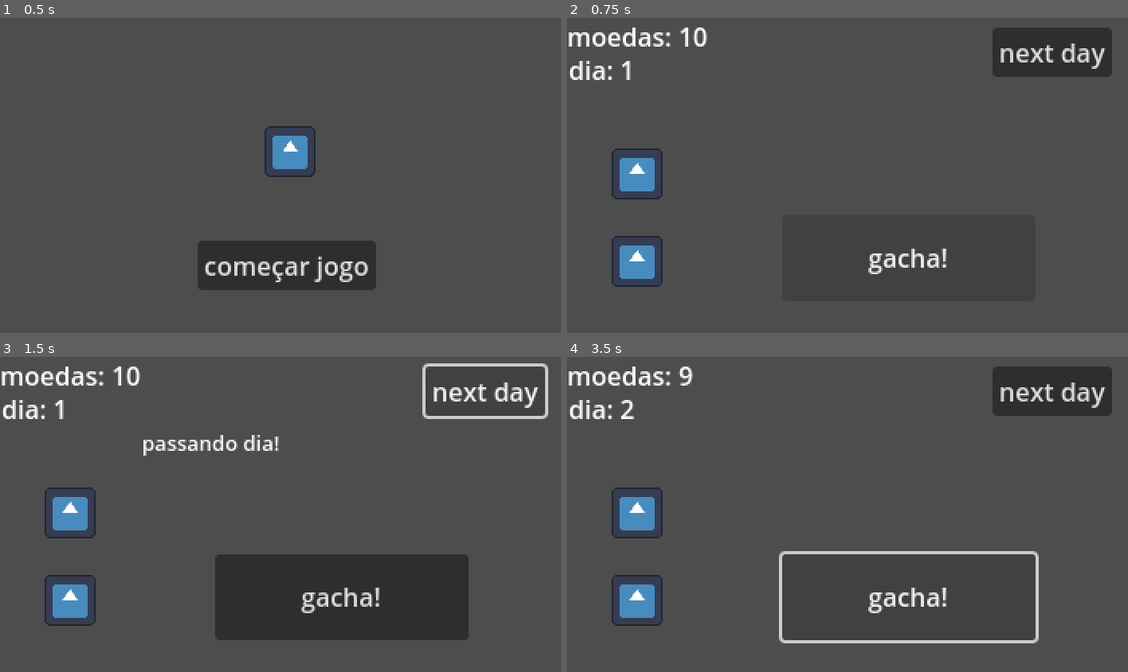
Above: before the commit, frames 1-4 (two rows, left to right).
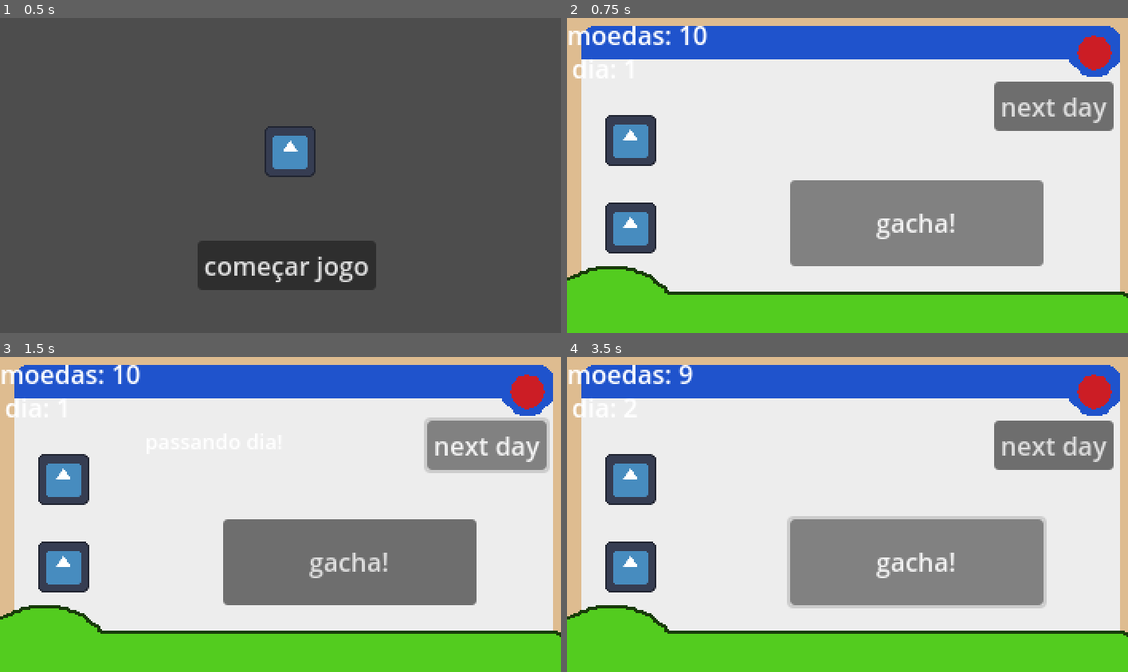
Above: after the commit, the same moments.

Repository: cosmicfoxgames/sapopon
Game: Godot game, scene res://scenes/game_master.tscn
Same seed, same stepped clock (60 frames per second), same inputs: the game is played once before the commit and once after it. The engine's default icon, where the game draws it, is replaced by a stand-in: a white triangle on a blue panel in a dark square.
Inputs:
- Up to frame 1 (0.5 s): no input
- Up to frame 2 (0.75 s): click "começar jogo" at 0.5 s
- Up to frame 3 (1.5 s): click "next day" at 1.25 s
- Up to frame 4 (3.5 s): click "next day" at 2 s; click "gacha!" at 2.75 s

Frame 1 is identical in both runs. In frame 2, 99% of the frame differs, in the area x 0-100%, y 0-100%; in frame 3, 98%; in frame 4, 99%.

Commit message:
added placeholder image

Diff:
--- a/scene objects/upper_ui_gacha.tscn
+++ b/scene objects/upper_ui_gacha.tscn
@@ -1,6 +1,7 @@
-[gd_scene load_steps=3 format=3 uid="uid://c072uq7qbyse6"]
+[gd_scene load_steps=4 format=3 uid="uid://c072uq7qbyse6"]
 
 [ext_resource type="Script" path="res://scene objects/upper_ui_gacha.gd" id="1_kdprm"]
+[ext_resource type="Texture2D" uid="uid://lexdl0li1wfu" path="res://resources/placeholders/screen.png" id="2_gxwfs"]
 [ext_resource type="PackedScene" uid="uid://bx72p4yq4sgjq" path="res://scene objects/button_w_label.tscn" id="2_tffil"]
 
 [node name="upper_ui_gacha" type="Control"]
@@ -9,11 +10,17 @@
 offset_right = 40.0
 offset_bottom = 40.0
 script = ExtResource("1_kdprm")
+metadata/_edit_vertical_guides_ = [21.0]
+
+[node name="Screen" type="Sprite2D" parent="."]
+position = Vector2(176, 99)
+texture = ExtResource("2_gxwfs")
 
 [node name="label_moedas" type="Label" parent="."]
 unique_name_in_owner = true
 layout_mode = 0
-offset_right = 62.0
+offset_left = -2.0
+offset_right = 60.0
 offset_bottom = 23.0
 text = "moedas"
 
@@ -28,18 +35,18 @@
 
 [node name="Button" type="Button" parent="."]
 layout_mode = 0
-offset_left = 135.0
-offset_top = 124.0
-offset_right = 294.0
-offset_bottom = 178.0
+offset_left = 138.0
+offset_top = 103.0
+offset_right = 297.0
+offset_bottom = 157.0
 text = "gacha!"
 
 [node name="Button2" type="Button" parent="."]
 layout_mode = 0
-offset_left = 267.0
-offset_top = 6.0
-offset_right = 342.0
-offset_bottom = 37.0
+offset_left = 266.0
+offset_top = 41.0
+offset_right = 341.0
+offset_bottom = 72.0
 text = "next day"
 
 [node name="Button3" type="Button" parent="."]
@@ -72,10 +79,10 @@
 
 [node name="VBoxContainer" type="VBoxContainer" parent="."]
 layout_mode = 0
-offset_left = 44.0
-offset_top = 77.0
-offset_right = 71.0
-offset_bottom = 153.0
+offset_left = 38.0
+offset_top = 57.0
+offset_right = 65.0
+offset_bottom = 133.0
 theme_override_constants/separation = 55
 alignment = 2
 metadata/_edit_group_ = true
--- a/scenes/gacha_master.tscn
+++ b/scenes/gacha_master.tscn
@@ -1,7 +1,8 @@
-[gd_scene load_steps=3 format=3 uid="uid://pvg0w1f6cv0v"]
+[gd_scene load_steps=4 format=3 uid="uid://pvg0w1f6cv0v"]
 
 [ext_resource type="Script" path="res://scenes/gacha_master.gd" id="1_n2buy"]
 [ext_resource type="PackedScene" uid="uid://c072uq7qbyse6" path="res://scene objects/upper_ui_gacha.tscn" id="2_3osyx"]
+[ext_resource type="Texture2D" uid="uid://lexdl0li1wfu" path="res://resources/placeholders/screen.png" id="2_txkrd"]
 
 [node name="gacha_master" type="Control"]
 layout_mode = 3
@@ -12,7 +13,15 @@
 grow_vertical = 2
 script = ExtResource("1_n2buy")
 
+[node name="Screen" type="Sprite2D" parent="."]
+position = Vector2(176, 99)
+texture = ExtResource("2_txkrd")
+
 [node name="upper_ui_gacha" parent="." instance=ExtResource("2_3osyx")]
 unique_name_in_owner = true
+offset_left = 2.0
+offset_top = -1.0
+offset_right = 42.0
+offset_bottom = 39.0
 
 [connection signal="spin_gacha_signal" from="upper_ui_gacha" to="." method="_on_upper_ui_gacha_spin_gacha_signal"]
Binary file added: resources/placeholders/screen.png
Not shown, added: resources/placeholders/screen.png.import
